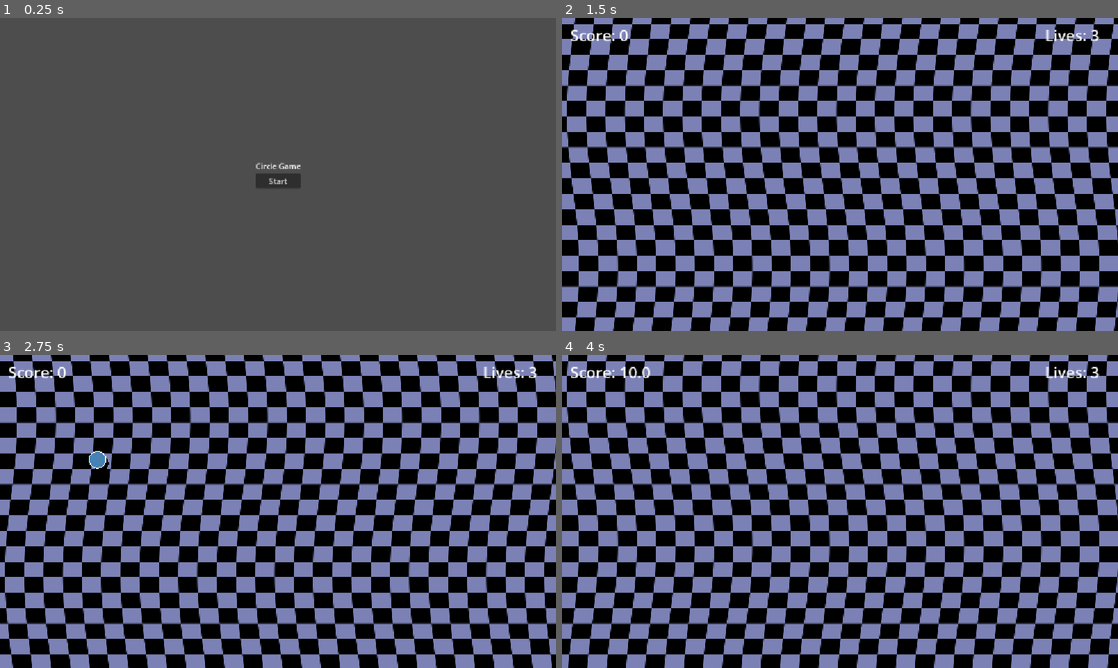
Above: before the commit, frames 1-4 (two rows, left to right).
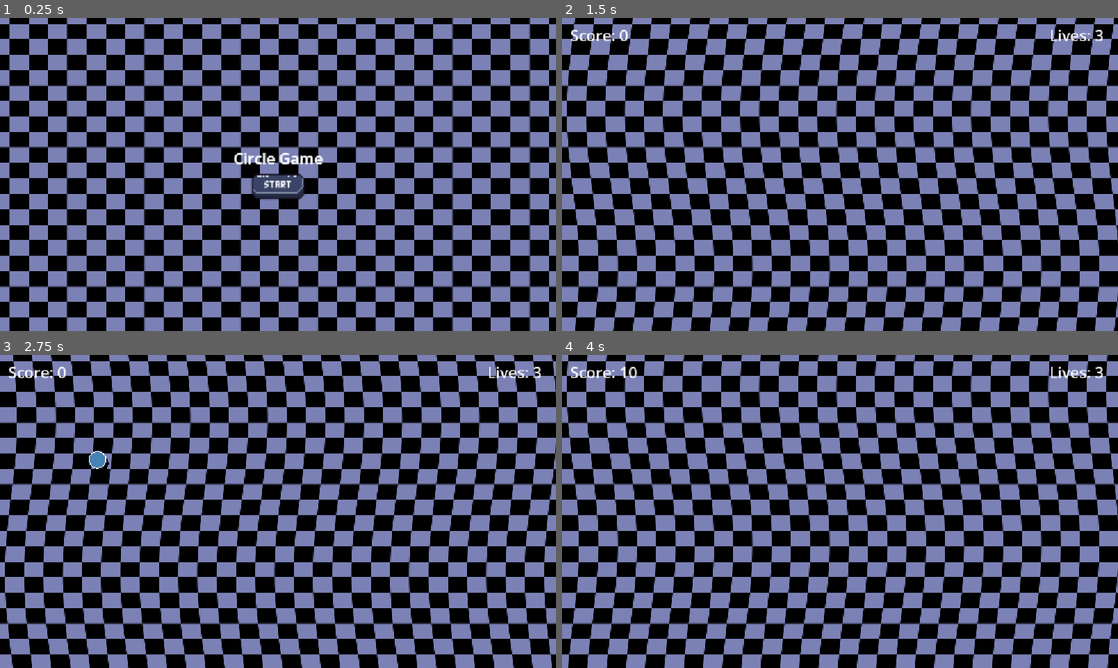
Above: after the commit, the same moments.

Repository: kziga/CircleGame
Game: Godot game, scene res://Scenes/boot.tscn
Same seed, same stepped clock (60 frames per second), same inputs: the game is played once before the commit and once after it.
Inputs (mouse positions are in pixels of both pictures, inside the frame that each line leads up to):
- Up to frame 1 (0.25 s): no input
- Up to frame 2 (1.5 s): click (840, 187) at 0.52 s; move the mouse to (962, 158) at 1.27 s; click (962, 158) at 1.42 s
- Up to frame 3 (2.75 s): move the mouse to (166, 527) at 2.02 s; click (166, 527) at 2.17 s
- Up to frame 4 (4 s): move the mouse to (662, 458) at 2.77 s; click (662, 458) at 2.92 s; move the mouse to (812, 574) at 3.52 s; click (812, 574) at 3.67 s

The runs differ from the first frame. In frame 1, 99% of the frame differs, in the area x 0-100%, y 0-100%; in frame 2, 0.2%; in frame 3, 0.2%; in frame 4, 0.2%.

Commit message:
Use sprites and minor refinement

Diff:
--- a/Scenes/boot.gd
+++ b/Scenes/boot.gd
@@ -1,5 +1,5 @@
 extends Control
 
 
-func _on_button_pressed():
+func _on_texture_button_pressed() -> void:
 	get_tree().change_scene_to_file("res://Scenes/game.tscn")
--- a/Scenes/boot.tscn
+++ b/Scenes/boot.tscn
@@ -1,8 +1,14 @@
-[gd_scene load_steps=2 format=3 uid="uid://dmd6urbu35d1q"]
+[gd_scene format=3 uid="uid://dmd6urbu35d1q"]
 
-[ext_resource type="Script" path="res://Scenes/boot.gd" id="1_1yd1m"]
+[ext_resource type="Script" uid="uid://b5h1tqqabybgu" path="res://Scenes/boot.gd" id="1_1yd1m"]
+[ext_resource type="Texture2D" uid="uid://b3n6dnvfhdoyc" path="res://Assets/start.png" id="2_8pypq"]
+[ext_resource type="Texture2D" uid="uid://r3sq1t2lkwhn" path="res://background.png" id="2_eyucu"]
 
-[node name="Boot" type="Control"]
+[sub_resource type="LabelSettings" id="LabelSettings_eyucu"]
+font_size = 32
+outline_size = 2
+
+[node name="Boot" type="Control" unique_id=1727794373]
 layout_mode = 3
 anchors_preset = 15
 anchor_right = 1.0
@@ -11,7 +17,20 @@
 grow_vertical = 2
 script = ExtResource("1_1yd1m")
 
-[node name="VBoxContainer" type="VBoxContainer" parent="."]
+[node name="TextureRect" type="TextureRect" parent="." unique_id=391875194]
+layout_mode = 1
+anchors_preset = 15
+anchor_right = 1.0
+anchor_bottom = 1.0
+offset_left = -60.0
+offset_top = -148.0
+offset_right = 65.0
+offset_bottom = 228.0
+grow_horizontal = 2
+grow_vertical = 2
+texture = ExtResource("2_eyucu")
+
+[node name="VBoxContainer" type="VBoxContainer" parent="." unique_id=1778312436]
 layout_mode = 1
 anchors_preset = 8
 anchor_left = 0.5
@@ -19,21 +38,22 @@
 anchor_right = 0.5
 anchor_bottom = 0.5
 offset_left = -46.5
-offset_top = -29.0
+offset_top = -45.5
 offset_right = 46.5
-offset_bottom = 29.0
+offset_bottom = 45.5
 grow_horizontal = 2
 grow_vertical = 2
 
-[node name="Label" type="Label" parent="VBoxContainer"]
+[node name="Label" type="Label" parent="VBoxContainer" unique_id=29390567]
 layout_mode = 2
 text = "Circle Game"
+label_settings = SubResource("LabelSettings_eyucu")
 horizontal_alignment = 1
 vertical_alignment = 1
 
-[node name="Button" type="Button" parent="VBoxContainer"]
+[node name="TextureButton" type="TextureButton" parent="VBoxContainer" unique_id=1044027596]
 layout_mode = 2
-mouse_filter = 1
-text = "Start"
+texture_normal = ExtResource("2_8pypq")
+stretch_mode = 6
 
-[connection signal="pressed" from="VBoxContainer/Button" to="." method="_on_button_pressed"]
+[connection signal="pressed" from="VBoxContainer/TextureButton" to="." method="_on_texture_button_pressed"]
--- a/Scenes/game.gd
+++ b/Scenes/game.gd
@@ -12,7 +12,7 @@
 func _ready():
 	total_score = 0
 	this_round_score = 0
-	lives = 30
+	lives = 3
 	difficulty_multiplier = 1.0
 	$SpawnTimer.start()
 	$CanvasLayer/UI/LevelUpMenu.hide()
@@ -75,14 +75,14 @@
 	$ShakeCamera2D.shake(2)
 	this_round_score += data.points
 	total_score += data.points
-	$CanvasLayer/UI/Score/ScoreLabel.text = "Score: " + str(total_score)
+	$CanvasLayer/UI/Score/ScoreLabel.text = "Score: " + str(int(total_score))
 
 	var d = POINT_DISPLAY.instantiate()
 	add_child(d)
 	d._display_points(data.pos,data.points)
 
 	if this_round_score >= 100:
-		_level_up()
+		call_deferred("_level_up")
 
 func _on_circle_missed():
 	$ShakeCamera2D.shake(3)
@@ -98,7 +98,8 @@
 	$SpawnTimer.start()
 
 
-func _on_new_game_button_pressed():
+func _on_texture_button_pressed() -> void:
+	print("NEW GAME")
 	$CanvasLayer/UI/GameOverMenu.hide()
 	total_score = 0
 	this_round_score = 0
--- a/Scenes/game.tscn
+++ b/Scenes/game.tscn
@@ -1,10 +1,12 @@
-[gd_scene load_steps=9 format=3 uid="uid://bdq30kprr30t7"]
+[gd_scene format=3 uid="uid://bdq30kprr30t7"]
 
-[ext_resource type="Script" path="res://Scenes/game.gd" id="1_n5lau"]
+[ext_resource type="Script" uid="uid://drp0osrn18khp" path="res://Scenes/game.gd" id="1_n5lau"]
 [ext_resource type="PackedScene" uid="uid://0dvwr2jpng1v" path="res://Scenes/circle.tscn" id="2_p8rog"]
-[ext_resource type="Shader" path="res://Scenes/waving_background.gdshader" id="3_rugt5"]
+[ext_resource type="Shader" uid="uid://2ujmx3jjsjwf" path="res://Scenes/waving_background.gdshader" id="3_rugt5"]
 [ext_resource type="Texture2D" uid="uid://r3sq1t2lkwhn" path="res://background.png" id="4_cpohe"]
 [ext_resource type="PackedScene" uid="uid://bcywurkdknhps" path="res://Scenes/shake_camera_2d.tscn" id="5_whgq3"]
+[ext_resource type="Texture2D" uid="uid://b7otga1s368lt" path="res://Assets/continue_button.png" id="6_i6g32"]
+[ext_resource type="Texture2D" uid="uid://t4ng0dgc224q" path="res://Assets/new_game.png" id="7_1l0tm"]
 
 [sub_resource type="ShaderMaterial" id="ShaderMaterial_6v0am"]
 shader = ExtResource("3_rugt5")
@@ -19,20 +21,27 @@
 [sub_resource type="LabelSettings" id="LabelSettings_i7ca4"]
 font_size = 32
 
-[node name="Game" type="Node2D"]
+[sub_resource type="LabelSettings" id="LabelSettings_1l0tm"]
+font_size = 32
+
+[sub_resource type="LabelSettings" id="LabelSettings_v158k"]
+font_size = 32
+
+[node name="Game" type="Node2D" unique_id=308596503]
 script = ExtResource("1_n5lau")
 circle_scene = ExtResource("2_p8rog")
 
-[node name="ShakeCamera2D" parent="." instance=ExtResource("5_whgq3")]
+[node name="ShakeCamera2D" parent="." unique_id=2028218014 instance=ExtResource("5_whgq3")]
+process_mode = 3
 position = Vector2(-3, 0)
 anchor_mode = 0
 
-[node name="SpawnTimer" type="Timer" parent="."]
+[node name="SpawnTimer" type="Timer" parent="." unique_id=1011622366]
 wait_time = 2.0
 
-[node name="LevelTimer" type="Timer" parent="."]
+[node name="LevelTimer" type="Timer" parent="." unique_id=1215034349]
 
-[node name="TextureRect" type="TextureRect" parent="."]
+[node name="TextureRect" type="TextureRect" parent="." unique_id=1097772471]
 material = SubResource("ShaderMaterial_6v0am")
 anchors_preset = 15
 anchor_right = 1.0
@@ -45,81 +54,95 @@
 grow_vertical = 2
 texture = ExtResource("4_cpohe")
 
-[node name="CanvasLayer" type="CanvasLayer" parent="."]
+[node name="CanvasLayer" type="CanvasLayer" parent="." unique_id=170022380]
 
-[node name="UI" type="Control" parent="CanvasLayer"]
+[node name="UI" type="Control" parent="CanvasLayer" unique_id=256518664]
 layout_mode = 3
-anchors_preset = 0
-offset_right = 40.0
-offset_bottom = 40.0
+anchors_preset = 15
+anchor_right = 1.0
+anchor_bottom = 1.0
+grow_horizontal = 2
+grow_vertical = 2
 mouse_filter = 2
 
-[node name="Score" type="VBoxContainer" parent="CanvasLayer/UI"]
+[node name="Score" type="VBoxContainer" parent="CanvasLayer/UI" unique_id=653210270]
 layout_mode = 0
 offset_left = 17.0
 offset_top = 13.0
 offset_right = 78.0
 offset_bottom = 53.0
 
-[node name="ScoreLabel" type="Label" parent="CanvasLayer/UI/Score"]
+[node name="ScoreLabel" type="Label" parent="CanvasLayer/UI/Score" unique_id=428542847]
 layout_mode = 2
 text = "Score: 0"
 label_settings = SubResource("LabelSettings_ue5tg")
 
-[node name="Lives" type="VBoxContainer" parent="CanvasLayer/UI"]
-layout_mode = 1
-anchors_preset = -1
-anchor_left = 28.759
-anchor_right = 28.759
-offset_left = -149.36
+[node name="Lives" type="VBoxContainer" parent="CanvasLayer/UI" unique_id=200181614]
+layout_mode = 0
+offset_left = 1010.0
 offset_top = 13.0
-offset_right = -37.36
+offset_right = 1123.0
 offset_bottom = 58.0
 
-[node name="LivesLabel" type="Label" parent="CanvasLayer/UI/Lives"]
+[node name="LivesLabel" type="Label" parent="CanvasLayer/UI/Lives" unique_id=141640348]
 layout_mode = 2
 text = "Lives: 3"
 label_settings = SubResource("LabelSettings_i7ca4")
 
-[node name="LevelUpMenu" type="VBoxContainer" parent="CanvasLayer/UI"]
+[node name="LevelUpMenu" type="VBoxContainer" parent="CanvasLayer/UI" unique_id=1120027504]
 process_mode = 2
 layout_mode = 1
-anchors_preset = 15
-anchor_right = 1.0
-anchor_bottom = 1.0
-offset_left = 541.0
-offset_top = 252.0
-offset_right = 580.0
-offset_bottom = 270.0
+anchors_preset = 8
+anchor_left = 0.5
+anchor_top = 0.5
+anchor_right = 0.5
+anchor_bottom = 0.5
+offset_left = -87.0
+offset_top = -56.5
+offset_right = 87.0
+offset_bottom = 56.5
 grow_horizontal = 2
 grow_vertical = 2
 alignment = 1
 
-[node name="Label" type="Label" parent="CanvasLayer/UI/LevelUpMenu"]
+[node name="Label" type="Label" parent="CanvasLayer/UI/LevelUpMenu" unique_id=1167825138]
 layout_mode = 2
 text = "Level Up"
+label_settings = SubResource("LabelSettings_1l0tm")
+horizontal_alignment = 1
 
-[node name="ContinueButton" type="Button" parent="CanvasLayer/UI/LevelUpMenu"]
+[node name="ContinueButton" type="TextureButton" parent="CanvasLayer/UI/LevelUpMenu" unique_id=502370184]
 layout_mode = 2
-text = "Continue"
+texture_normal = ExtResource("6_i6g32")
+stretch_mode = 6
 
-[node name="GameOverMenu" type="VBoxContainer" parent="CanvasLayer/UI"]
-layout_mode = 0
-offset_left = 534.0
-offset_top = 251.0
-offset_right = 627.0
-offset_bottom = 309.0
+[node name="GameOverMenu" type="VBoxContainer" parent="CanvasLayer/UI" unique_id=482478530]
+process_mode = 2
+layout_mode = 1
+anchors_preset = 8
+anchor_left = 0.5
+anchor_top = 0.5
+anchor_right = 0.5
+anchor_bottom = 0.5
+offset_left = -57.5
+offset_top = -48.0
+offset_right = 57.5
+offset_bottom = 48.0
+grow_horizontal = 2
+grow_vertical = 2
 
-[node name="Label" type="Label" parent="CanvasLayer/UI/GameOverMenu"]
+[node name="Label" type="Label" parent="CanvasLayer/UI/GameOverMenu" unique_id=1428945779]
 layout_mode = 2
 text = "Game Over"
+label_settings = SubResource("LabelSettings_v158k")
+horizontal_alignment = 1
 
-[node name="NewGameButton" type="Button" parent="CanvasLayer/UI/GameOverMenu"]
+[node name="TextureButton" type="TextureButton" parent="CanvasLayer/UI/GameOverMenu" unique_id=1876244233]
 process_mode = 2
 layout_mode = 2
-text = "New Game"
+texture_normal = ExtResource("7_1l0tm")
+stretch_mode = 6
 
 [connection signal="timeout" from="SpawnTimer" to="." method="_on_spawn_timer_timeout"]
 [connection signal="pressed" from="CanvasLayer/UI/LevelUpMenu/ContinueButton" to="." method="_on_continue_button_pressed"]
-[connection signal="pressed" from="CanvasLayer/UI/GameOverMenu/NewGameButton" to="." method="_on_new_game_button_pressed"]
-[connection signal="pressed" from="CanvasLayer/UI/GameOverMenu/NewGameButton" to="." method="_on_button_pressed"]
+[connection signal="pressed" from="CanvasLayer/UI/GameOverMenu/TextureButton" to="." method="_on_texture_button_pressed"]
--- a/Scenes/pointDisplay.tscn
+++ b/Scenes/pointDisplay.tscn
@@ -1,17 +1,19 @@
-[gd_scene load_steps=4 format=3 uid="uid://crtps0huebii2"]
+[gd_scene format=3 uid="uid://crtps0huebii2"]
 
-[ext_resource type="Script" path="res://Scenes/pointDisplay.gd" id="1_1q41e"]
+[ext_resource type="Script" uid="uid://bowbywke6l2sa" path="res://Scenes/pointDisplay.gd" id="1_1q41e"]
 
 [sub_resource type="SystemFont" id="SystemFont_t4212"]
+subpixel_positioning = 0
 
 [sub_resource type="LabelSettings" id="LabelSettings_6xhvw"]
 font = SubResource("SystemFont_t4212")
 font_color = Color(0, 0.721569, 0, 1)
 
-[node name="Node2D" type="Node2D"]
+[node name="Node2D" type="Node2D" unique_id=319924644]
+process_mode = 3
 script = ExtResource("1_1q41e")
 
-[node name="Label" type="Label" parent="."]
+[node name="Label" type="Label" parent="." unique_id=1731325806]
 offset_right = 40.0
 offset_bottom = 23.0
 label_settings = SubResource("LabelSettings_6xhvw")
Binary file added: Assets/continue_button.png
Not shown, added: Assets/continue_button.png.import
Binary file added: Assets/new_game.png
Not shown, added: Assets/new_game.png.import
Binary file added: Assets/start.png
Not shown, added: Assets/start.png.import
